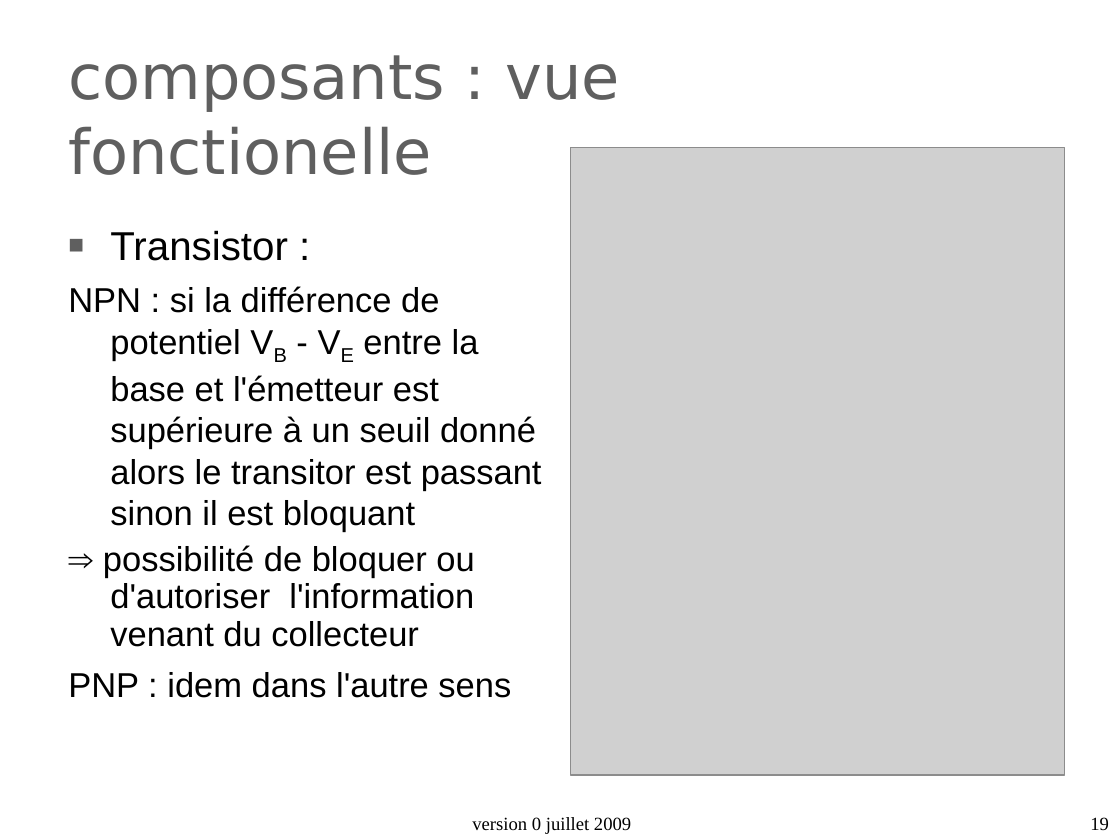
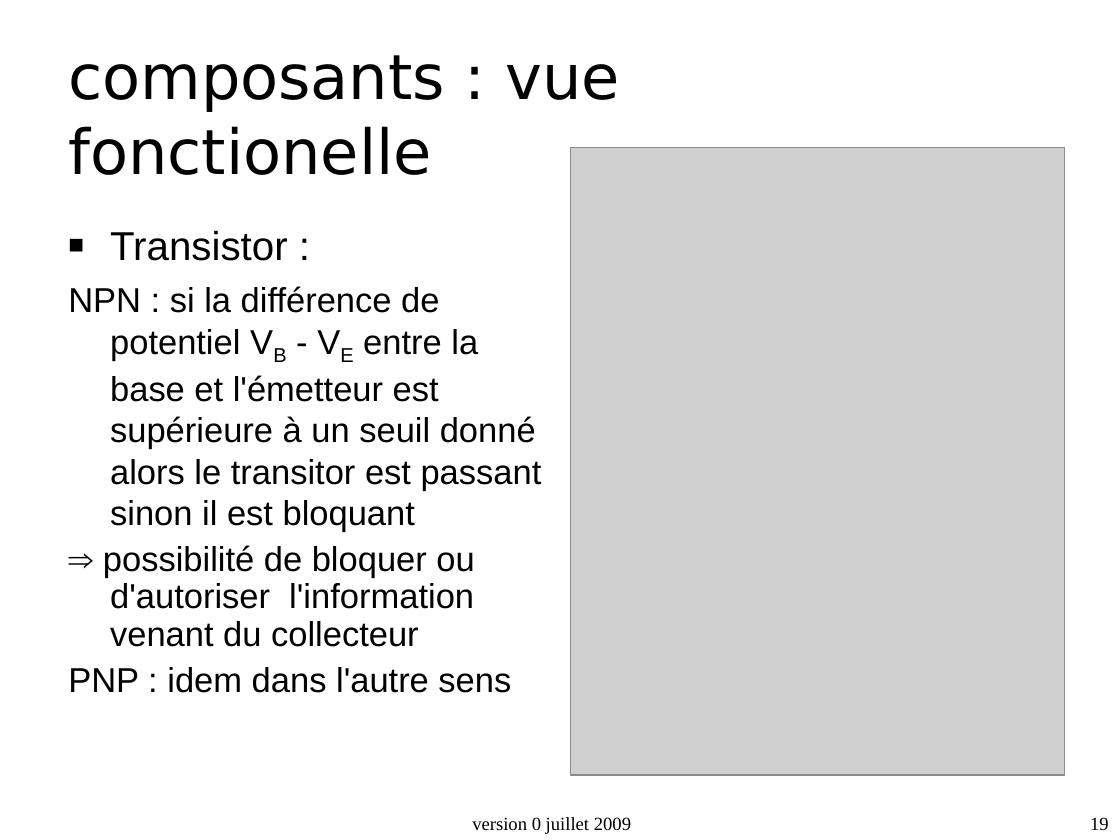
Before and after one commit to duanegris/texts, a slide deck: slide 19 of isi1/slides/2_architecture_machine.ppt. Drawn at 1120x840 pixels with LibreOffice and Linux fonts; fonts in the diff are those of the drawing; grey boxes stand for pictures; background and template pictures are left out. Boxes give left, top, right and bottom in pixels: in the first picture for what was removed or moved away, otherwise in the second. Text is boxed around its words. In the diff, an @@ line names an element or a change of style, - is before the commit and + after.

```diff
--- a/isi1/slides/2_architecture_machine.ppt
+++ b/isi1/slides/2_architecture_machine.ppt
@@ title "composants : vue fonctionelle" at (x1=68, y1=55, x2=619, y2=175): text colour #5F5F5F to #000000 @@
@@ text "Transistor :" at (x1=68, y1=230, x2=542, y2=693): indent changed; bullet colour #5F5F5F to #000000; line spacing 1 to 0.9 @@
```
Also in this commit, not shown: 33 other slides changed, 1 slide added.
